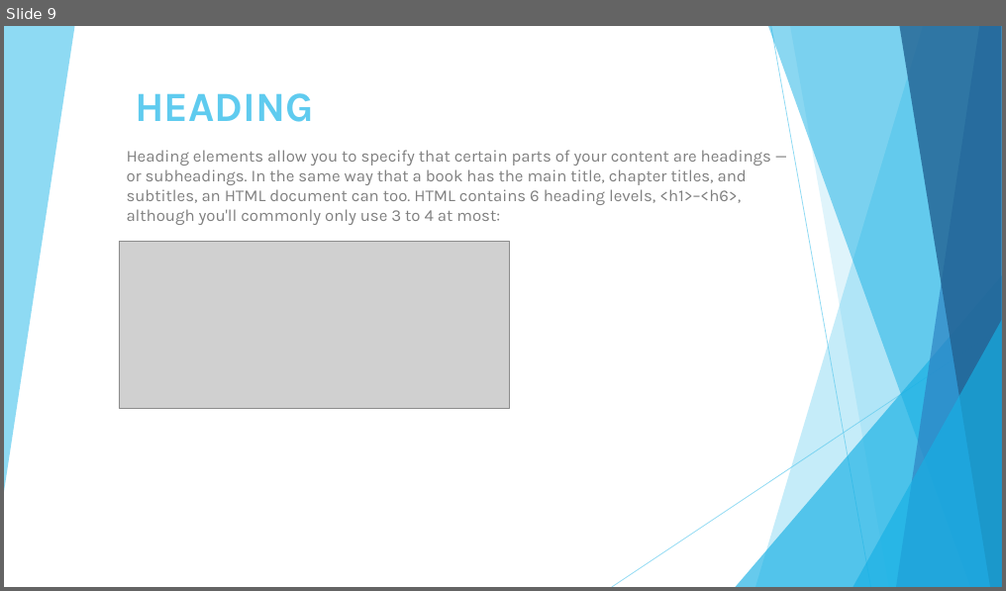
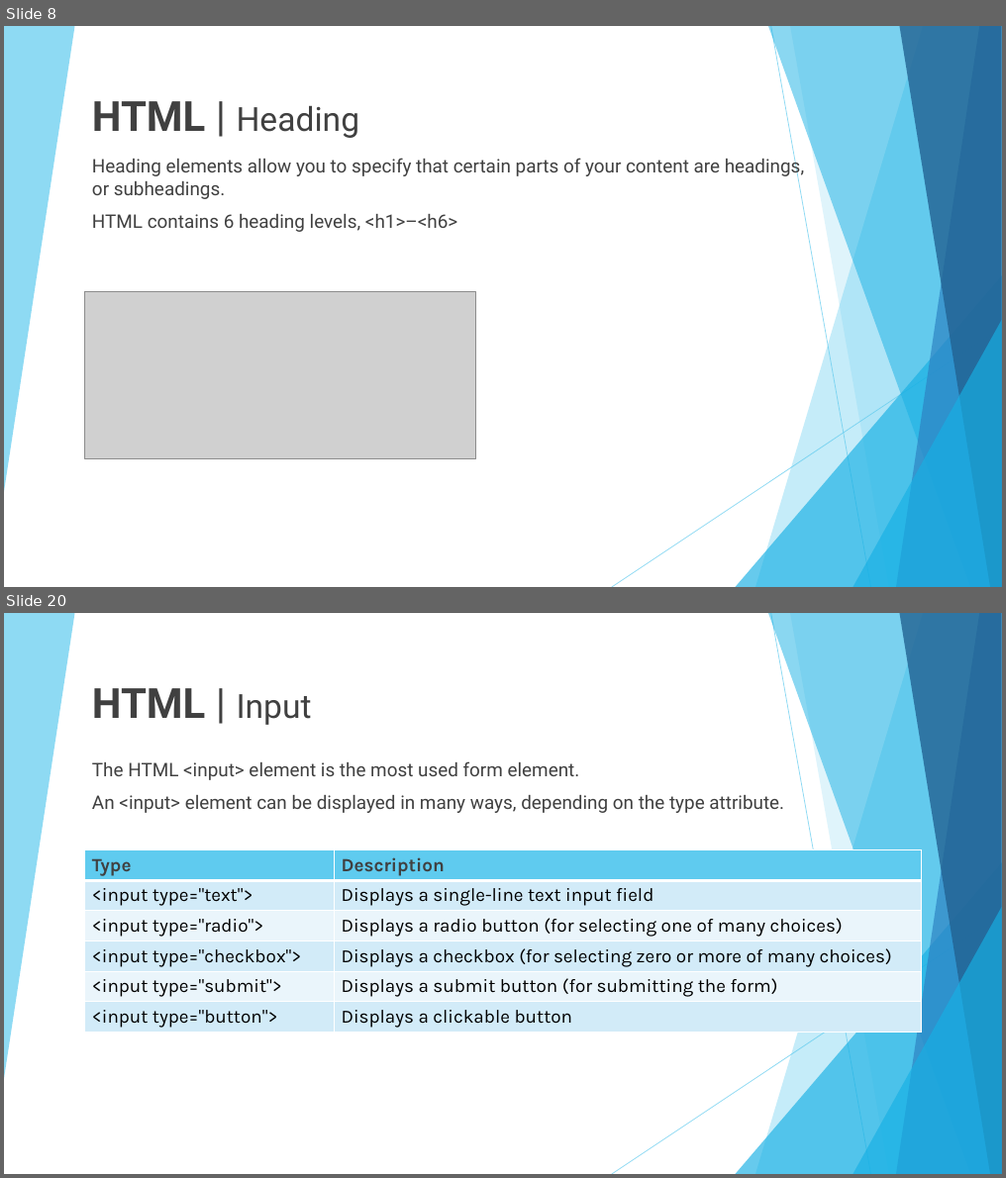
Before and after one commit to 01Primo/slides, a slide deck: 03_HTML.pptx. Shown one above the other, each under a label of ours: slide 9 before the commit, slides 8 and 20 after it; the slides between them are not shown. The pictures are 1006x591 and 1006x1178 pixels, drawn with LibreOffice and Linux fonts; fonts in the diff are those of the drawing; grey boxes stand for pictures. Boxes give left, top, right and bottom in pixels: in the first picture for what was removed or moved away, otherwise in the second. Text is boxed around its words. In the diff, an @@ line names an element or a change of style, - is before the commit and + after.

```diff
--- a/03_HTML.pptx
+++ b/03_HTML.pptx
@@ slide 20 added at <box>4,613,1002,1174</box>, background #FFFFFF; not listed: 10 template elements that a slide beside it also shows @@
@@ text added at <box>92,688,312,725</box>, 40 pt, text #404040 @@
+HTML | Input
@@ subtitle added at <box>92,761,784,813</box>, 18 pt, text #404040 @@
+The HTML <input> element is the most used form element.
+An <input> element can be displayed in many ways, depending on the type attribute.
@@ table added at <box>85,851,922,1032</box>, 6 rows, 2 columns @@
+Type | Description
+<input type="text"> | Displays a single-line text input field
+<input type="radio"> | Displays a radio button (for selecting one of many choices)
+<input type="checkbox"> | Displays a checkbox (for selecting zero or more of many choices)
+<input type="submit"> | Displays a submit button (for submitting the form)
+<input type="button"> | Displays a clickable button
@@ what was slide 9 is now slide 8 @@
@@ slide 8 changed as well @@
@@ text at <box>92,101,360,138</box>: text changed; size 40 to 32 pt; font Karla to Roboto; text colour #5FCBEF to #404040; bold off @@
-HEADING
+HTML | Heading
@@ subtitle at <box>92,156,804,232</box>: text changed; size 16 to 18 pt; font Karla to Roboto; text colour #808080 to #404040 @@
-Heading elements allow you to specify that certain parts of your content are headings — or subheadings. In the same way that a book has the main title, chapter titles, and subtitles, an HTML document can too. HTML contains 6 heading levels, <h1>–<h6>, although you'll commonly only use 3 to 4 at most:
+Heading elements allow you to specify that certain parts of your content are headings, or subheadings.
+HTML contains 6 heading levels, <h1>–<h6>
@@ picture: place and size @@
-picture at <box>119,241,509,408</box>
+picture at <box>85,291,475,460</box>
```
Also in this commit, not shown: 6 other slides changed, 27 other slides added, 8 slides removed, 5 other files.
